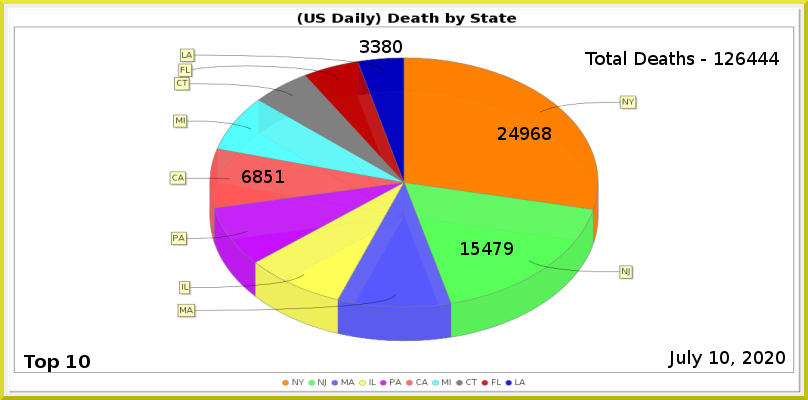
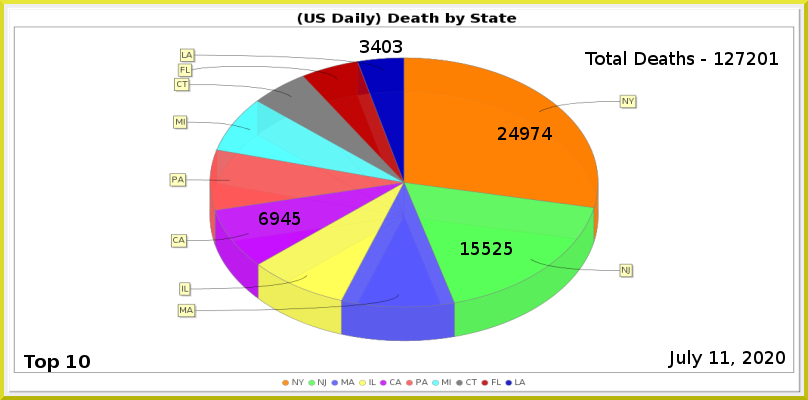
Comparing the layer stacks of the two 808x400 images. Changes:
painted on "Least" over box(371, 40, 402, 53)
painted on "CA" over box(242, 170, 300, 225)
painted on "NJ" over box(482, 242, 513, 255)
painted on "NY" over box(531, 127, 552, 140)
renamed "Total Deaths - 126444" to "Total Deaths - 127201", painted on it over box(736, 52, 779, 65)
painted on "Current Date" over box(720, 351, 729, 364)
painted on "Death_by_State.png" over box(169, 48, 638, 386)
